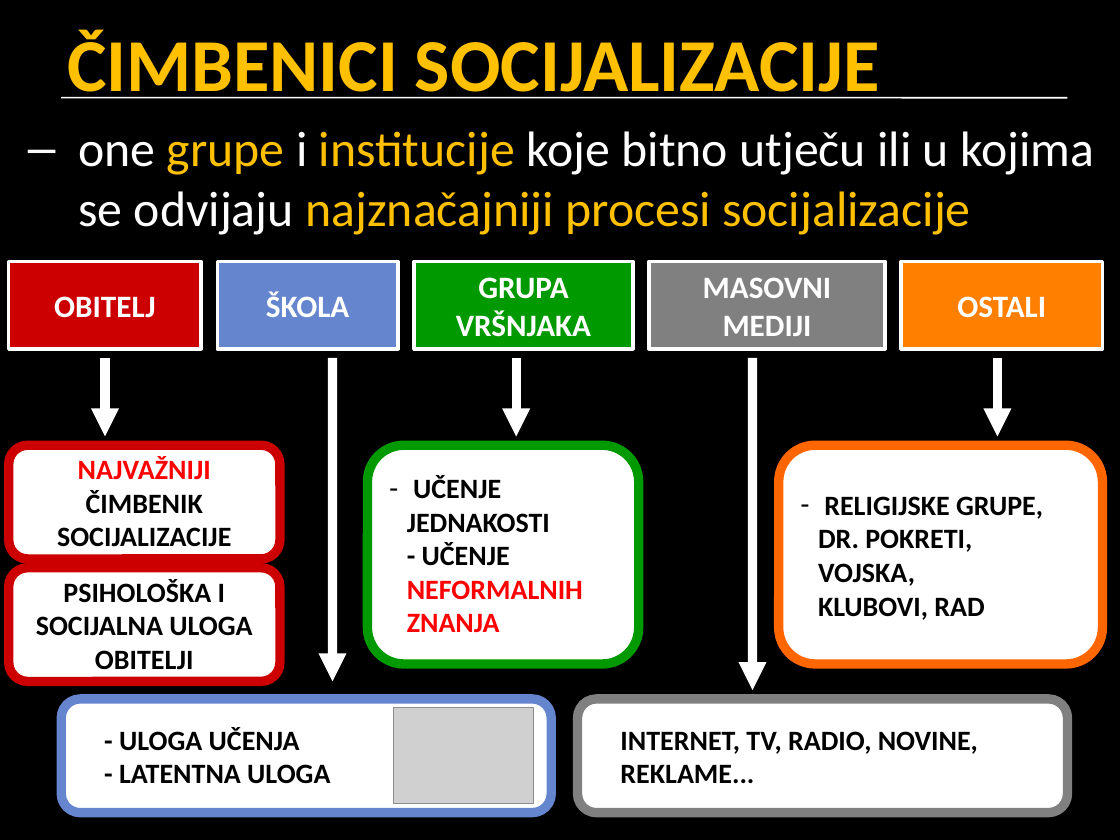
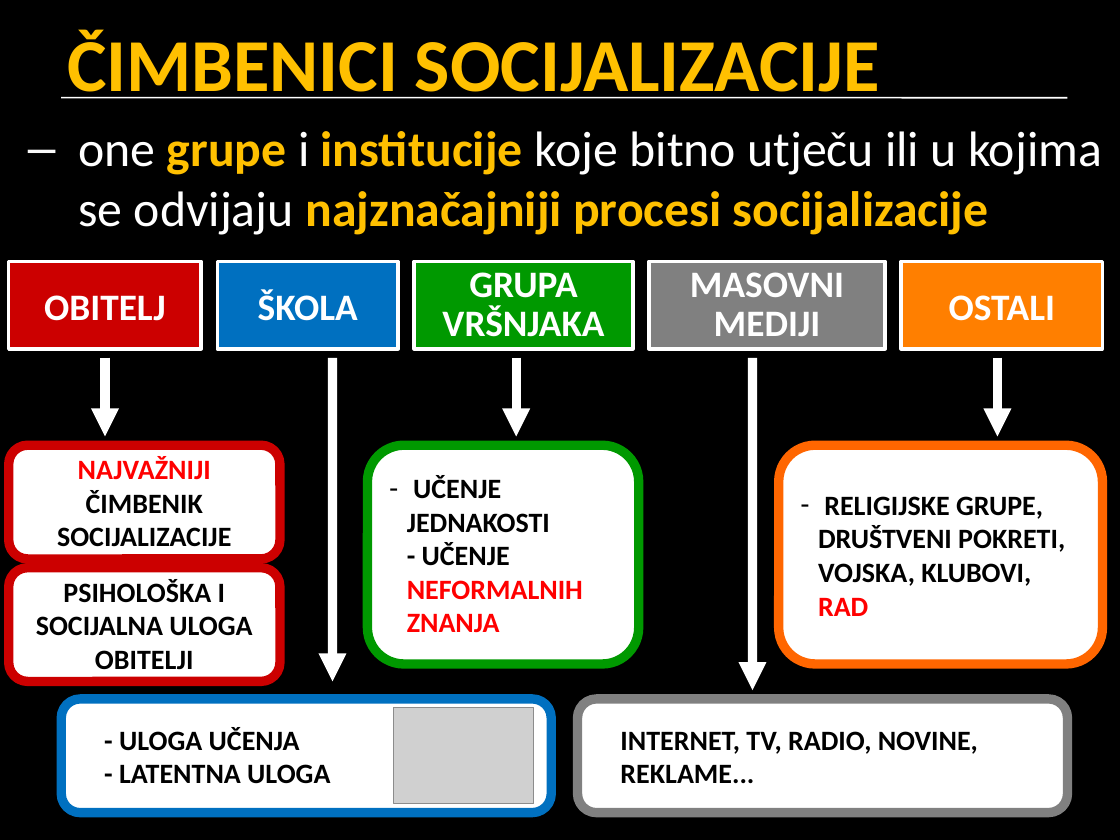
Before and after one commit to srednja-skola/sociologija, a slide deck: slide 12 of data/pptx/005_socijalizacija_i_identitet.pptx (slide 14 before the commit). Drawn at 1120x840 pixels with LibreOffice and Linux fonts; fonts in the diff are those of the drawing; grey boxes stand for pictures. Boxes give left, top, right and bottom in pixels: in the first picture for what was removed or moved away, otherwise in the second. Text is boxed around its words. In the diff, an @@ line names an element or a change of style, - is before the commit and + after.

```diff
--- a/data/pptx/005_socijalizacija_i_identitet.pptx
+++ b/data/pptx/005_socijalizacija_i_identitet.pptx
@@ text "one grupe i institucije koje ..." at box(78, 131, 1102, 235): bold on in "grupe institucije najznačajniji procesi socijalizacije" @@
@@ rectangle "OBITELJ" at box(9, 261, 202, 348): size 20 to 24 pt @@
@@ rectangle "ŠKOLA" at box(217, 261, 398, 348): size 20 to 24 pt; fill #6585CF to #0070C0 @@
@@ rectangle "GRUPA VRŠNJAKA" at box(414, 261, 633, 348): size 20 to 24 pt; line spacing 1 to 25pt @@
@@ rectangle "MASOVNI MEDIJI" at box(648, 261, 885, 348): size 20 to 24 pt; line spacing 1 to 25pt @@
@@ rectangle "OSTALI" at box(902, 261, 1103, 348): size 20 to 24 pt @@
@@ text in rounded rectangle at box(818, 496, 1065, 616): text changed @@
-– RELIGIJSKE GRUPE,
-  DR. POKRETI,
-  VOJSKA,
-  KLUBOVI, RAD
+– RELIGIJSKE GRUPE,
+  DRUŠTVENI POKRETI,
+  VOJSKA, KLUBOVI, RAD
@@ rounded rectangle "- ULOGA UČENJA - LATENTNA ..." at box(62, 699, 552, 813): outline #6585CF 6 pt to #0070C0 6 pt @@
```
Also in this commit, not shown: 17 other slides changed, 5 slides added, 3 slides removed.
